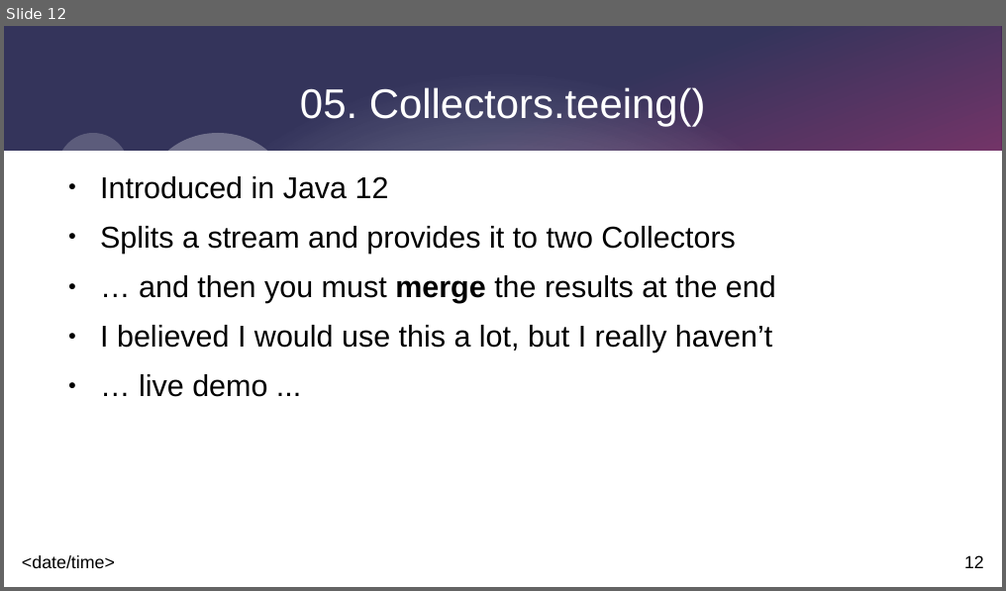
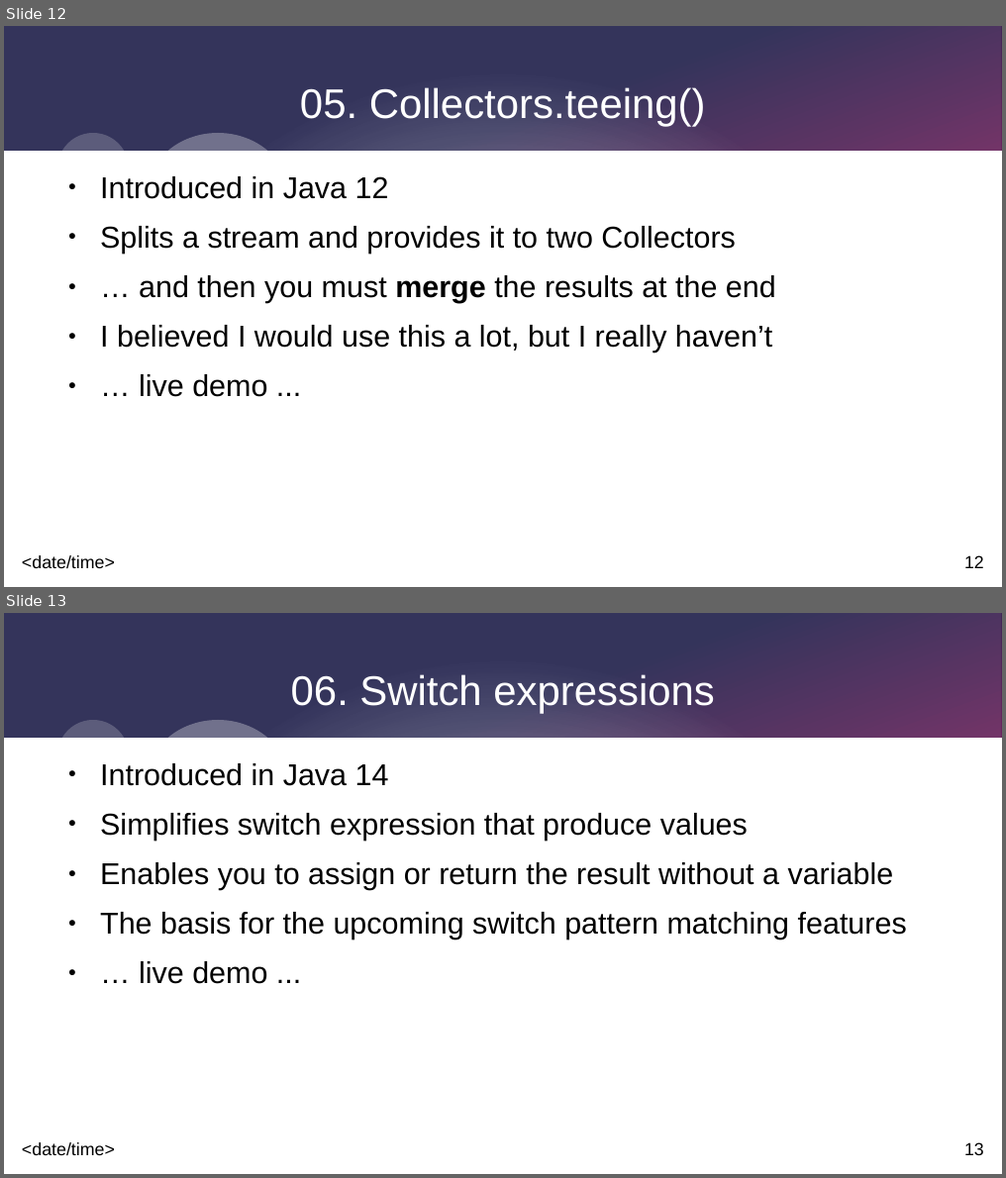
Before and after one commit to johnnyegel/Talk_JavaLatestAndGreatest, a slide deck: Presentation/JavaLatestAndGreatest.odp. Shown one above the other, each under a label of ours: slide 12 before the commit, slides 12 and 13 after it. The pictures are 1006x591 and 1006x1178 pixels, drawn with LibreOffice and Linux fonts; fonts in the diff are those of the drawing. Boxes give left, top, right and bottom in pixels: in the first picture for what was removed or moved away, otherwise in the second. Text is boxed around its words. In the diff, an @@ line names an element or a change of style, - is before the commit and + after.

```diff
--- a/Presentation/JavaLatestAndGreatest.odp
+++ b/Presentation/JavaLatestAndGreatest.odp
@@ slide 13 added at box(4, 613, 1002, 1174), background #FFFFFF; not listed: 9 template elements that a slide beside it also shows @@
@@ title added at box(291, 674, 714, 713), 33 pt, text #FFFFFF @@
+06. Switch expressions
@@ text added at box(100, 763, 907, 984), 24 pt, text #000000 @@
+● Introduced in Java 14
+● Simplifies switch expression that produce values
+● Enables you to assign or return the result without a variable
+● The basis for the upcoming switch pattern matching features
+● … live demo ...
```
Also in this commit, not shown: 8 other files.
